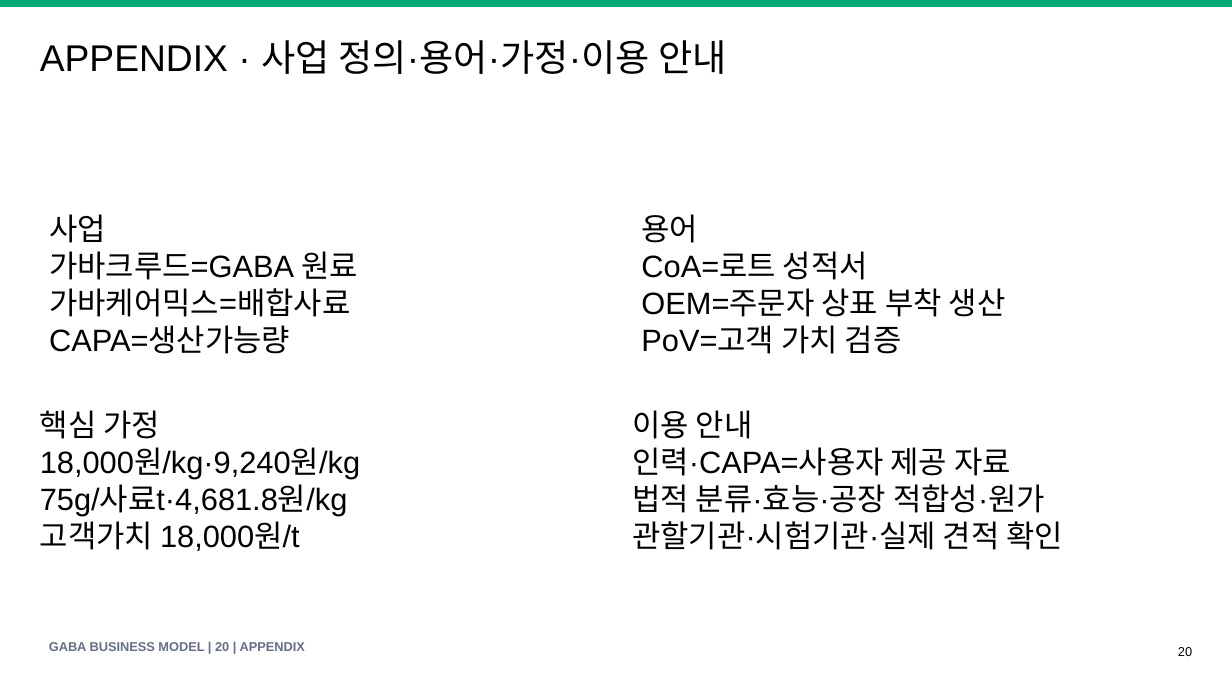
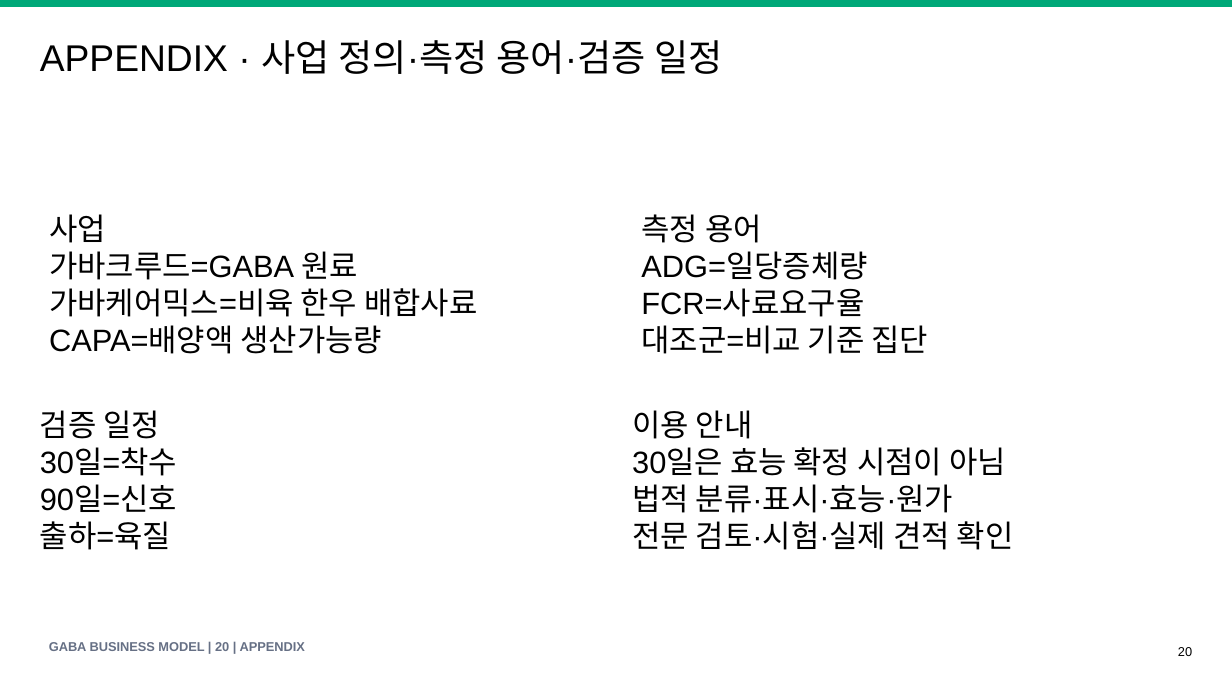
Before and after one commit to KRAdavid/gaba-feed-business-index, a slide deck: slide 20 of GABA_Feed_Business_Model_Speech_Deck_v1.pptx. Drawn at 1232x693 pixels with LibreOffice and Linux fonts; fonts in the diff are those of the drawing. Boxes give left, top, right and bottom in pixels: in the first picture for what was removed or moved away, otherwise in the second. Text is boxed around its words. In the diff, an @@ line names an element or a change of style, - is before the commit and + after.

```diff
--- a/GABA_Feed_Business_Model_Speech_Deck_v1.pptx
+++ b/GABA_Feed_Business_Model_Speech_Deck_v1.pptx
@@ text at <box>40,40,723,74</box>: text changed @@
-APPENDIX · 사업 정의·용어·가정·이용 안내
+APPENDIX · 사업 정의·측정 용어·검증 일정
@@ text at <box>641,214,929,354</box>: text changed @@
-용어
-CoA=로트 성적서
-OEM=주문자 상표 부착 생산
-PoV=고객 가치 검증
+측정 용어
+ADG=일당증체량
+FCR=사료요구율
+대조군=비교 기준 집단
@@ text at <box>49,288,477,354</box>: text changed @@
-가바케어믹스=배합사료
-CAPA=생산가능량
+가바케어믹스=비육 한우 배합사료
+CAPA=배양액 생산가능량
@@ text at <box>40,410,177,550</box>: text changed @@
-핵심 가정
-18,000원/kg·9,240원/kg
-75g/사료t·4,681.8원/kg
-고객가치 18,000원/t
+검증 일정
+30일=착수
+90일=신호
+출하=육질
@@ text at <box>632,447,1014,550</box>: text changed @@
-인력·CAPA=사용자 제공 자료
-법적 분류·효능·공장 적합성·원가
-관할기관·시험기관·실제 견적 확인
+30일은 효능 확정 시점이 아님
+법적 분류·표시·효능·원가
+전문 검토·시험·실제 견적 확인
```
Also in this commit, not shown: 14 other slides changed, 17 other files.
